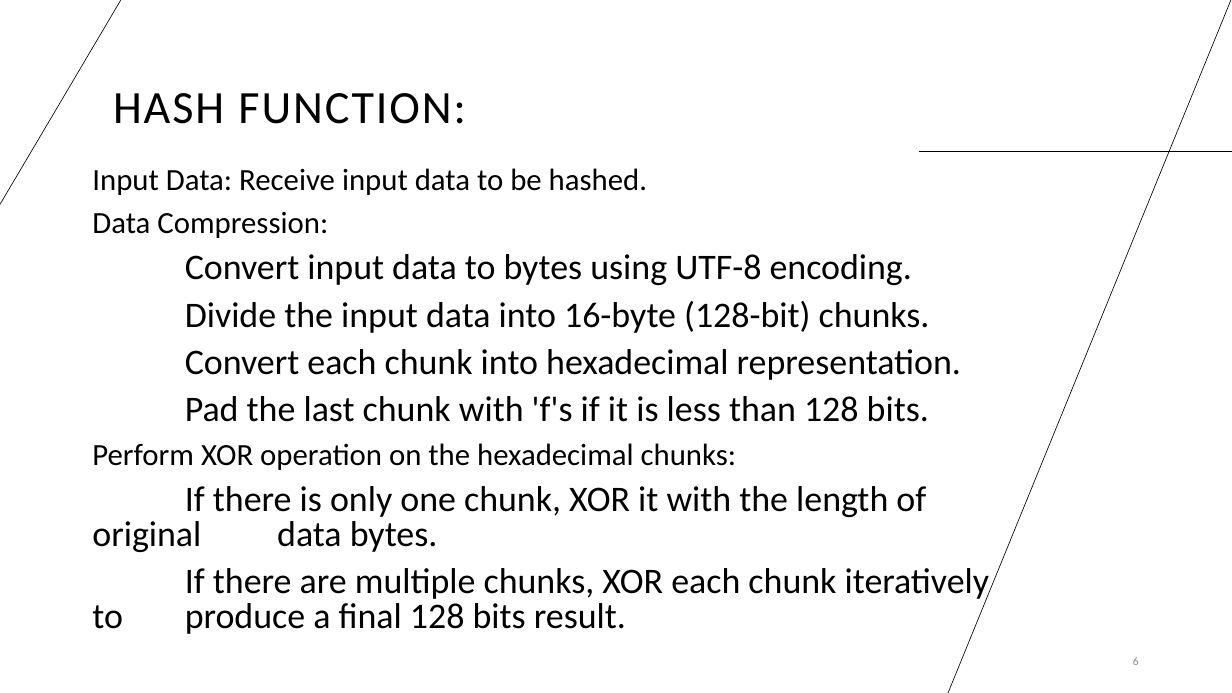
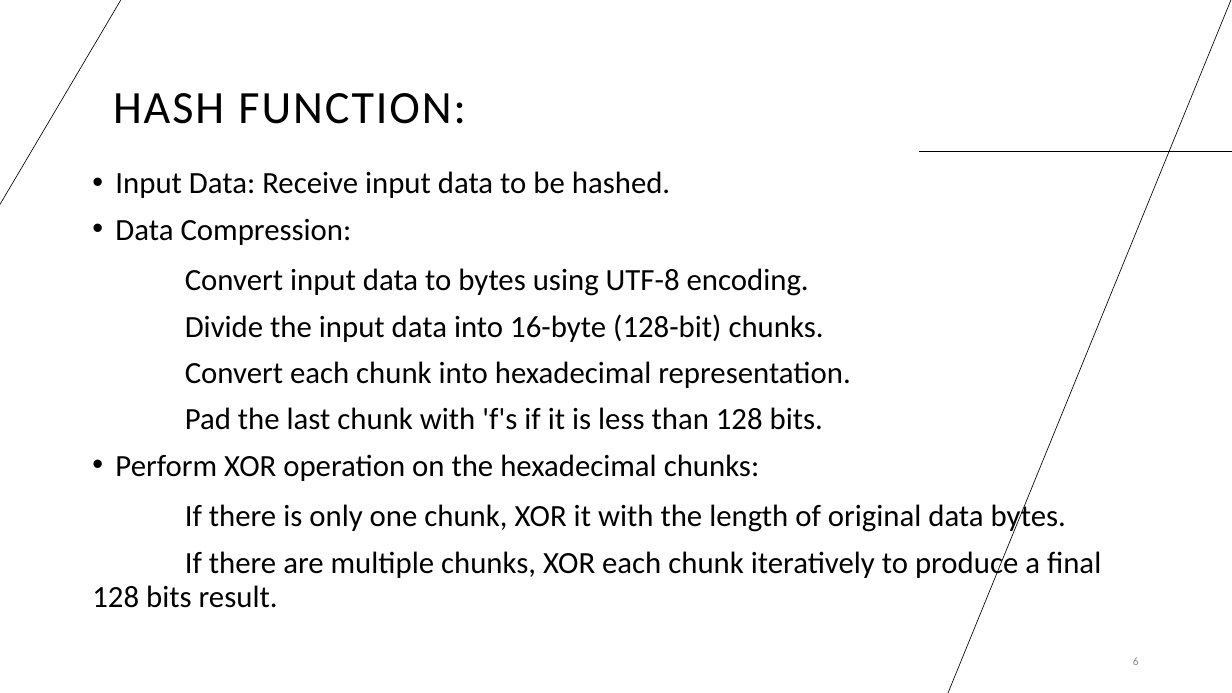
Before and after one commit to umar-tariq-1/Multi-Level-Hashing, a slide deck: slide 6 of Multi-Level-Hashing.pptx. Drawn at 1232x693 pixels with LibreOffice and Linux fonts; fonts in the diff are those of the drawing. Boxes give left, top, right and bottom in pixels: in the first picture for what was removed or moved away, otherwise in the second. Text is boxed around its words. In the diff, an @@ line names an element or a change of style, - is before the commit and + after.

```diff
--- a/Multi-Level-Hashing.pptx
+++ b/Multi-Level-Hashing.pptx
@@ text "Input Data: Receive input data ..." at [92,171,1101,608]: size 28 to 24 pt in "Convert input data to bytes using UTF-8 ...", "Divide the input data into 16-byte (128-bit) ...", "Convert each chunk into hexadecimal representation.", "Pad the last chunk with 'f's if ..." and 2 more places; bullet none to •; line spacing 0.8 to 0.9 @@
```
Also in this commit, not shown: 6 other slides changed, 1 slide added, 1 slide removed, 14 other files.
